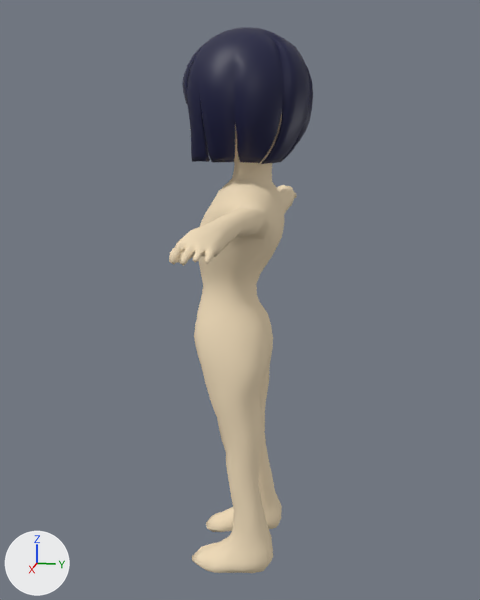
A saved change to the Blender file coiaichan.blend.
Before and after are seen from a camera (50 mm lens) standing at (6.75, 1.27, 1.41) and looking at (-0.02, -0.08, -0.29). Lighting does not change. The marker at lower left points along +X, +Y and +Z. Mesh edges are drawn as thin lines on the coarser meshes.

In view in the first picture: 'body', 'hair'.
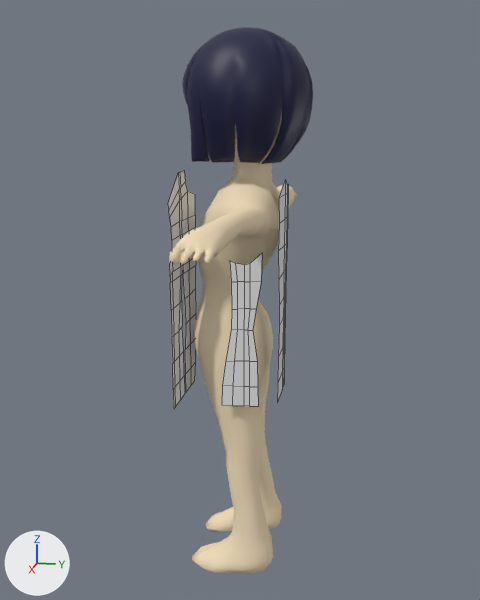
Commit message: スーツの型紙を追加しました

Patch to the scene script:
```diff
--- a/coiaichan.blend.py
+++ b/coiaichan.blend.py
@@ me_grid_002 @@
+me_grid_002.from_pydata(...)  # 35 vertices, 24 faces; spans x 0.79..0.84, y -0.16..1.4, z 4.3..4.69
@@ me_grid_001 @@
+me_grid_001.from_pydata(...)  # 40 vertices, 27 faces; spans x -1.78..-1.1, y -1.23..0.98, z 4.26
@@ me_grid @@
+me_grid.from_pydata(...)  # 77 vertices, 53 faces; spans x -0.9..0.05, y -1.25..1.04, z -0.04
@@ ob_garmentside @@
+ob_garmentside = bpy.data.objects.new('garmentSide', me_grid_002)
+ob_garmentside.location = (1.43, 4.55, 0.17)
+ob_garmentside.rotation_euler = (1.571, 3.142, 0.0)  # degrees (90, 180, 0)
@@ ob_garmentback @@
+ob_garmentback = bpy.data.objects.new('garmentBack', me_grid_001)
+ob_garmentback.location = (-1.2, 4.67, -0.22)
+ob_garmentback.rotation_euler = (1.571, 3.142, 0.0)  # degrees (90, 180, 0)
@@ ob_garmentfront @@
+ob_garmentfront = bpy.data.objects.new('garmentFront', me_grid)
+ob_garmentfront.location = (0.84, -0.61, 0.05)
+ob_garmentfront.rotation_euler = (1.571, 0.0, 0.0)  # degrees (90, 0, 0)
```

Changed parts and their boxes (x1, y1, x2, y2) in the pictures (480 x 600 px):
'garmentSide', added: after (222, 253, 262, 406)
'garmentFront', added: after (168, 171, 196, 408)
'garmentBack', added: after (277, 179, 288, 402)
